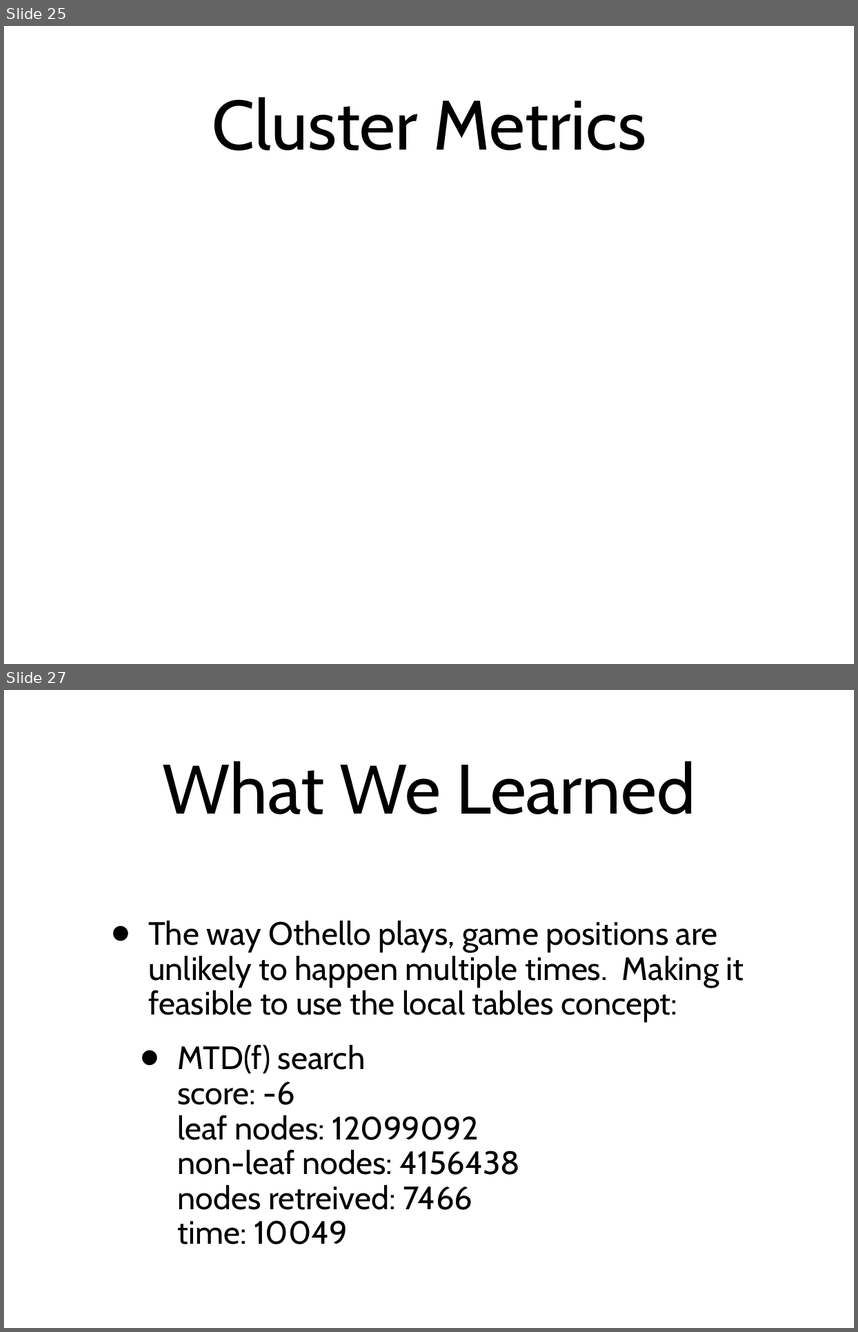
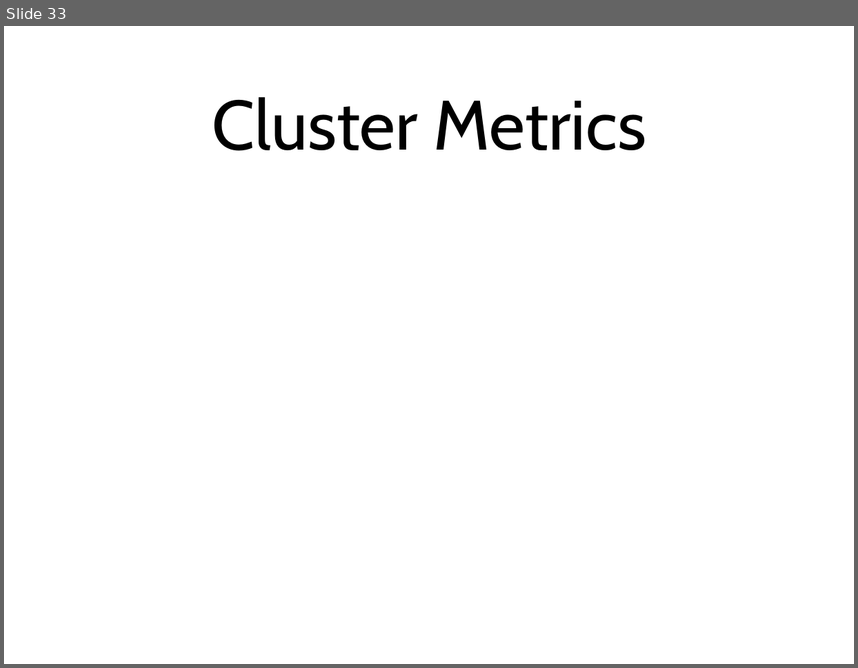
Before and after one commit to amod0017/rit-othello, a slide deck: Othello/other/Othello-Presentation-2.ppt. Shown one above the other, each under a label of ours: slides 25 and 27 before the commit, slide 33 after it; the slides between them are not shown. The pictures are 858x1332 and 858x668 pixels, drawn with LibreOffice and Linux fonts; fonts in the diff are those of the drawing. Boxes give left, top, right and bottom in pixels: in the first picture for what was removed or moved away, otherwise in the second. Text is boxed around its words. In the diff, an @@ line names an element or a change of style, - is before the commit and + after.

```diff
--- a/Othello/other/Othello-Presentation-2.ppt
+++ b/Othello/other/Othello-Presentation-2.ppt
@@ slide 27 removed at [4,690,854,1328], background #FFFFFF @@
@@ title removed at [163,761,696,814] @@
-What We Learned
@@ text removed at [148,920,744,1244] @@
-• The way Othello plays, game positions are unlikely to happen multiple times. Making it feasible to use the local tables concept:
-  • MTD(f) search
-    score: -6
-    leaf nodes: 12099092
-    non-leaf nodes: 4156438
-    nodes retreived: 7466
-    time: 10049
@@ what was slide 25 is now slide 33 @@
```
Also in this commit, not shown: 11 slides changed, 19 slides added, 10 other slides removed.
